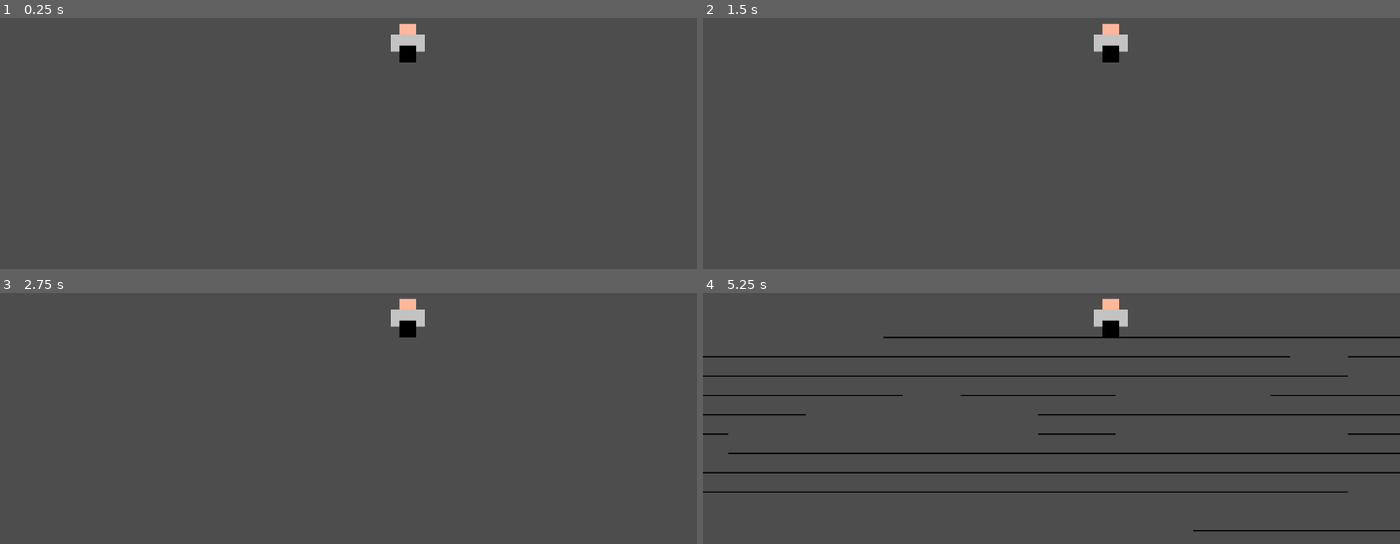
Above: before the commit, frames 1-4 (two rows, left to right).
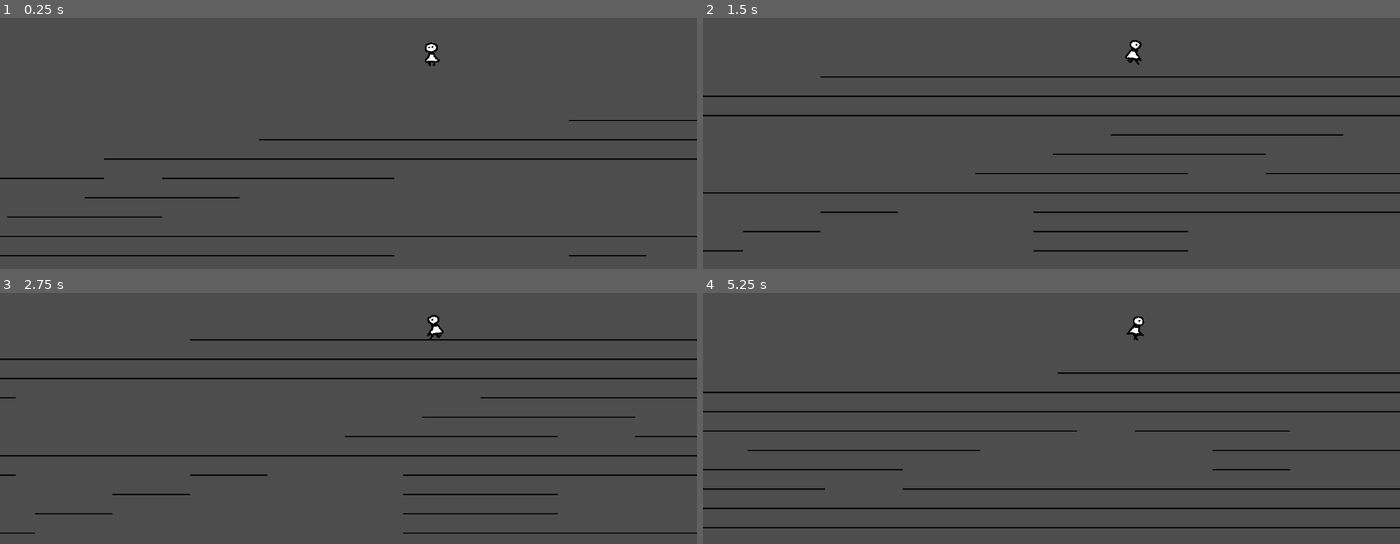
Above: after the commit, the same moments.

Repository: Callerer/selamat
Game: Godot game, scene res://scenes/mainscene.tscn
The game is run twice, just before and just after one commit, with the same random seed, the same clock (stepped at 60 frames per second) and the same inputs.
Inputs:
- Up to frame 1 (0.25 s): no input
- Up to frame 2 (1.5 s): tap Enter (ui_accept) at 0.5, 0.6 s; hold Right (ui_right) from 0.53 s (still down); tap Up (jump, bound only after the commit) at 0.77, 0.8, 1.07, 1.35 s
- Up to frame 3 (2.75 s): tap Up (jump, bound only after the commit) at 1.52, 1.82, 2.3 s; tap Enter (ui_accept) at 1.55, 2.1 s; release Right (ui_right) at 2.03 s; hold Left (ui_left) from 2.03 s (still down)
- Up to frame 4 (5.25 s): tap Enter (ui_accept) at 2.75, 3.05, 4.35 s; release Left (ui_left) at 2.78 s; hold Right (ui_right) 2.78-4.28 s; tap Alt at 2.85 s; tap Up (jump, bound only after the commit) at 3.02, 3.32, 3.77, 3.8, 4.07, 4.52, 4.82, 5.1 s; tap Shift at 3.6 s; hold Left (ui_left) 4.28-5.03 s; hold Right (ui_right) from 5.03 s (still down)

The runs differ from the first frame. In frame 1, 3.2% of the frame differs, in the area x 0-100%, y 2-96%; in frame 2, 4.4%; in frame 3, 4.6%; in frame 4, 9.4%.

Commit message:
overall game update
replaced with an animated sprite. Better movements and audio, endscene, lil fixes etc

Diff:
--- /dev/null
+++ b/endscene.tscn
@@ -0,0 +1,17 @@
+[gd_scene format=3 uid="uid://c2u7mvebow64j"]
+
+[ext_resource type="AudioStream" uid="uid://dluqu0blw65dn" path="res://assets/end-music.mp3" id="1_iboyw"]
+
+[node name="endscene" type="Node" unique_id=586771465]
+
+[node name="Label" type="Label" parent="." unique_id=798171627]
+offset_right = 1143.0
+offset_bottom = 572.0
+theme_override_font_sizes/font_size = 64
+text = "The End Yo"
+horizontal_alignment = 1
+vertical_alignment = 1
+
+[node name="AudioStreamPlayer" type="AudioStreamPlayer" parent="." unique_id=1431355514]
+stream = ExtResource("1_iboyw")
+autoplay = true
--- a/project.godot
+++ b/project.godot
@@ -19,6 +19,28 @@
 
 enabled=PackedStringArray("res://addons/godot_super-wakatime/plugin.cfg")
 
+[input]
+
+left={
+"deadzone": 0.2,
+"events": [Object(InputEventKey,"resource_local_to_scene":false,"resource_name":"","device":0,"window_id":0,"alt_pressed":false,"shift_pressed":false,"ctrl_pressed":false,"meta_pressed":false,"pressed":false,"keycode":0,"physical_keycode":65,"key_label":0,"unicode":0,"location":0,"echo":false,"script":null)
+, Object(InputEventKey,"resource_local_to_scene":false,"resource_name":"","device":0,"window_id":0,"alt_pressed":false,"shift_pressed":false,"ctrl_pressed":false,"meta_pressed":false,"pressed":false,"keycode":0,"physical_keycode":4194319,"key_label":0,"unicode":0,"location":0,"echo":false,"script":null)
+]
+}
+right={
+"deadzone": 0.2,
+"events": [Object(InputEventKey,"resource_local_to_scene":false,"resource_name":"","device":0,"window_id":0,"alt_pressed":false,"shift_pressed":false,"ctrl_pressed":false,"meta_pressed":false,"pressed":false,"keycode":0,"physical_keycode":68,"key_label":0,"unicode":0,"location":0,"echo":false,"script":null)
+, Object(InputEventKey,"resource_local_to_scene":false,"resource_name":"","device":0,"window_id":0,"alt_pressed":false,"shift_pressed":false,"ctrl_pressed":false,"meta_pressed":false,"pressed":false,"keycode":0,"physical_keycode":4194321,"key_label":0,"unicode":0,"location":0,"echo":false,"script":null)
+]
+}
+jump={
+"deadzone": 0.2,
+"events": [Object(InputEventKey,"resource_local_to_scene":false,"resource_name":"","device":0,"window_id":0,"alt_pressed":false,"shift_pressed":false,"ctrl_pressed":false,"meta_pressed":false,"pressed":false,"keycode":0,"physical_keycode":4194320,"key_label":0,"unicode":0,"location":0,"echo":false,"script":null)
+, Object(InputEventKey,"resource_local_to_scene":false,"resource_name":"","device":0,"window_id":0,"alt_pressed":false,"shift_pressed":false,"ctrl_pressed":false,"meta_pressed":false,"pressed":false,"keycode":0,"physical_keycode":32,"key_label":0,"unicode":0,"location":0,"echo":false,"script":null)
+, Object(InputEventKey,"resource_local_to_scene":false,"resource_name":"","device":0,"window_id":0,"alt_pressed":false,"shift_pressed":false,"ctrl_pressed":false,"meta_pressed":false,"pressed":false,"keycode":0,"physical_keycode":87,"key_label":0,"unicode":0,"location":0,"echo":false,"script":null)
+]
+}
+
 [physics]
 
 3d/physics_engine="Jolt Physics"
--- a/scenes/door.tscn
+++ b/scenes/door.tscn
@@ -1,6 +1,7 @@
 [gd_scene format=4 uid="uid://bjy1g6734ieky"]
 
 [ext_resource type="Texture2D" uid="uid://vonv7rxkrjr3" path="res://assets/img/tiles.png" id="1_hpvv5"]
+[ext_resource type="Script" uid="uid://4lnmxbpvre0h" path="res://scripts/door.gd" id="1_uvdjg"]
 
 [sub_resource type="RectangleShape2D" id="RectangleShape2D_uvdjg"]
 size = Vector2(168, 99)
@@ -45,6 +46,7 @@
 sources/0 = SubResource("TileSetAtlasSource_83dcw")
 
 [node name="Area2D" type="Area2D" unique_id=251474716]
+script = ExtResource("1_uvdjg")
 
 [node name="CollisionShape2D" type="CollisionShape2D" parent="." unique_id=1331692817]
 position = Vector2(70, 26.5)
@@ -53,3 +55,5 @@
 [node name="TileMapLayer" type="TileMapLayer" parent="." unique_id=2074608996]
 tile_map_data = PackedByteArray("AAAAAP//AAACAAUAAAAAAAAAAAABAAMAAAAAAAEAAAACAAIAAAAAAAIAAAABAAMAAAABAP//AAADAAUAAAABAA …(2144 unchanged characters)…
 tile_set = SubResource("TileSet_la1wf")
+
+[connection signal="body_entered" from="." to="." method="_on_body_entered"]
--- a/scenes/mainscene.tscn
+++ b/scenes/mainscene.tscn
@@ -4,6 +4,7 @@
 [ext_resource type="Script" uid="uid://5ukxqad3vcxt" path="res://scripts/mainscene.gd" id="1_nx3wj"]
 [ext_resource type="Texture2D" uid="uid://vonv7rxkrjr3" path="res://assets/img/tiles.png" id="3_nx3wj"]
 [ext_resource type="PackedScene" uid="uid://bjy1g6734ieky" path="res://scenes/door.tscn" id="4_4c2fu"]
+[ext_resource type="AudioStream" uid="uid://b4y8dre2s8r0p" path="res://assets/music.mp3" id="5_mo382"]
 
 [sub_resource type="TileSetAtlasSource" id="TileSetAtlasSource_nx3wj"]
 texture = ExtResource("3_nx3wj")
@@ -48,15 +49,19 @@
 script = ExtResource("1_nx3wj")
 
 [node name="Player" parent="." unique_id=1258030625 instance=ExtResource("1_golqe")]
-position = Vector2(1358, -10862)
-
-[node name="WordapiRequester" type="HTTPRequest" parent="." unique_id=2021072605]
+position = Vector2(912, -118)
 
 [node name="TileMapLayer" type="TileMapLayer" parent="." unique_id=1501325559]
 tile_map_data = PackedByteArray("AAAkAB4AAAACAAIAAAAlAB4AAAADAAIAAAAmAB4AAAAEAAIAAAAnAB4AAAAFAAIAAAAoAB4AAAACAAIAAAApAB …(37696 unchanged characters)…
 tile_set = SubResource("TileSet_4c2fu")
 
+[node name="WordapiRequester" type="HTTPRequest" parent="." unique_id=2021072605]
+
 [node name="Area2D" parent="." unique_id=251474716 instance=ExtResource("4_4c2fu")]
 position = Vector2(5535, 63)
 
+[node name="AudioStreamPlayer" type="AudioStreamPlayer" parent="." unique_id=908005557]
+stream = ExtResource("5_mo382")
+autoplay = true
+
 [connection signal="request_completed" from="WordapiRequester" to="." method="_on_wordapi_requester_request_completed"]
--- a/scenes/player.tscn
+++ b/scenes/player.tscn
@@ -1,20 +1,77 @@
 [gd_scene format=3 uid="uid://csbwaq0s8dcy7"]
 
-[ext_resource type="Texture2D" uid="uid://f2ge3gtsxpwu" path="res://assets/img/sprite.png" id="1_3vyb7"]
 [ext_resource type="Script" uid="uid://d3fsrqdmfs8lp" path="res://scripts/player.gd" id="1_g2els"]
+[ext_resource type="Texture2D" uid="uid://c6jf8udyscead" path="res://assets/img/playermovmentsheet.png" id="2_g2els"]
+
+[sub_resource type="AtlasTexture" id="AtlasTexture_qhqgy"]
+atlas = ExtResource("2_g2els")
+region = Rect2(0, 0, 136, 135)
+
+[sub_resource type="AtlasTexture" id="AtlasTexture_dqkch"]
+atlas = ExtResource("2_g2els")
+region = Rect2(0, 0, 139, 135)
+
+[sub_resource type="AtlasTexture" id="AtlasTexture_qlg0r"]
+atlas = ExtResource("2_g2els")
+region = Rect2(139, 0, 139, 135)
+
+[sub_resource type="AtlasTexture" id="AtlasTexture_tuyoq"]
+atlas = ExtResource("2_g2els")
+region = Rect2(0, 143, 139, 143)
+
+[sub_resource type="AtlasTexture" id="AtlasTexture_fjrip"]
+atlas = ExtResource("2_g2els")
+region = Rect2(139, 143, 139, 143)
+
+[sub_resource type="SpriteFrames" id="SpriteFrames_smehm"]
+animations = [{
+"frames": [{
+"duration": 1.0,
+"texture": SubResource("AtlasTexture_qhqgy")
+}, {
+"duration": 1.0,
+"texture": SubResource("AtlasTexture_dqkch")
+}, {
+"duration": 1.0,
+"texture": SubResource("AtlasTexture_qlg0r")
+}],
+"loop": true,
+"name": &"idle",
+"speed": 6.0
+}, {
+"frames": [{
+"duration": 1.0,
+"texture": SubResource("AtlasTexture_tuyoq")
+}, {
+"duration": 1.0,
+"texture": SubResource("AtlasTexture_fjrip")
+}],
+"loop": true,
+"name": &"walk",
+"speed": 6.0
+}]
 
 [sub_resource type="CircleShape2D" id="CircleShape2D_g2brh"]
-radius = 15.6205
+radius = 8.062258
 
 [node name="Player" type="CharacterBody2D" unique_id=1258030625]
 script = ExtResource("1_g2els")
 
+[node name="AnimatedSprite2D" type="AnimatedSprite2D" parent="." unique_id=55615524]
+position = Vector2(159.75, 185.26482)
+scale = Vector2(0.23381303, 0.2134939)
+sprite_frames = SubResource("SpriteFrames_smehm")
+animation = &"idle"
+frame_progress = 0.71232736
+
 [node name="CollisionShape2D" type="CollisionShape2D" parent="." unique_id=16499035]
+position = Vector2(161, 189)
 shape = SubResource("CircleShape2D_g2brh")
 
-[node name="Sprite2D" type="Sprite2D" parent="." unique_id=736444466]
-texture = ExtResource("1_3vyb7")
+[node name="Camera2D" type="Camera2D" parent="." unique_id=1527980799]
+position = Vector2(90, 205)
+zoom = Vector2(2, 2)
 
-[node name="Camera2D" type="Camera2D" parent="." unique_id=1527980799]
-position = Vector2(-49, 25)
-zoom = Vector2(2, 2)
+[node name="CoyoteTimer" type="Timer" parent="." unique_id=1315491693]
+wait_time = 0.5
+one_shot = true
--- /dev/null
+++ b/scripts/door.gd
@@ -0,0 +1,9 @@
+extends Area2D
+
+
+
+
+func _on_body_entered(body: Node2D) -> void:
+	if body is CharacterBody2D:
+		var scene = load("res://endscene.tscn")
+		get_tree().change_scene_to_packed.call_deferred(scene)
--- a/scripts/mainscene.gd
+++ b/scripts/mainscene.gd
@@ -7,7 +7,7 @@
 	fetch_words()
 
 func fetch_words():
-	var url = ""
+	var url = "https://random-words-api.kushcreates.com/api?language=es&length=6&type=capitalized&words=46"
 	http_request.request(url)
 
 func _on_wordapi_requester_request_completed(_result: int, response_code: int, _headers: PackedStringArray, body: PackedByteArray) -> void:
@@ -26,6 +26,6 @@
 	for word in words:
 		var word_node = preload("res://scenes/Word.tscn").instantiate()
 		word_node.set_word(word)
-		word_node.position = Vector2(xRange, randf_range(100,500))
+		word_node.position = Vector2(xRange, randf_range(50,300))
 		xRange += 300
 		add_child(word_node)
--- a/scripts/player.gd
+++ b/scripts/player.gd
@@ -1,9 +1,11 @@
 extends CharacterBody2D
 
+@onready var coyote_timer = $CoyoteTimer
 
-const SPEED = 300.0
+const SPEED = 400.0
 const JUMP_VELOCITY = -350.0
 
+@onready var animated_sprite = $AnimatedSprite2D
 
 func _physics_process(delta: float) -> void:
 	# Add the gravity.
@@ -11,13 +13,28 @@
 		velocity += get_gravity() * delta
 
 	# Handle jump.
-	if Input.is_action_just_pressed("ui_accept") and is_on_floor():
+	if Input.is_action_just_pressed("jump") and (is_on_floor() || !coyote_timer.is_stopped()):
 		velocity.y = JUMP_VELOCITY
+	elif velocity.y < 0.0:
+		if Input.is_action_just_released("jump"):
+			velocity.y *= 0.4
 
-	var direction := Input.get_axis("ui_left", "ui_right")
+	# Get the input direction and handle the movement/deceleration.
+	# As good practice, you should replace UI actions with custom gameplay actions.
+	var direction := Input.get_axis("left", "right")
+
 	if direction:
+		# We use move_toward for basic acceleration/deceleration
 		velocity.x = direction * SPEED
+		animated_sprite.play("walk")
+		animated_sprite.flip_h = direction > 0
 	else:
-		velocity.x = move_toward(velocity.x, 0, SPEED)
+		velocity.x = move_toward(velocity.x, 0, SPEED) # Decelerate to a stop
+		animated_sprite.play("idle")
+	# checking before vs after mov n slide when jumoed to start coyote timer
+	var was_on_floor = is_on_floor()
 
 	move_and_slide()
+
+	if was_on_floor && !is_on_floor():
+		coyote_timer.start()
Not shown, added: assets/end-music.mp3.import
Binary file added: assets/img/playermovmentsheet.png
Not shown, changed: assets/img/playermovmentsheet.png.import
Binary file removed: assets/img/sprite.png
Not shown, added: assets/music.mp3.import
Not shown, added: scripts/door.gd.uid
Not shown, added: assets/end-music.mp3
Not shown, added: assets/music.mp3
